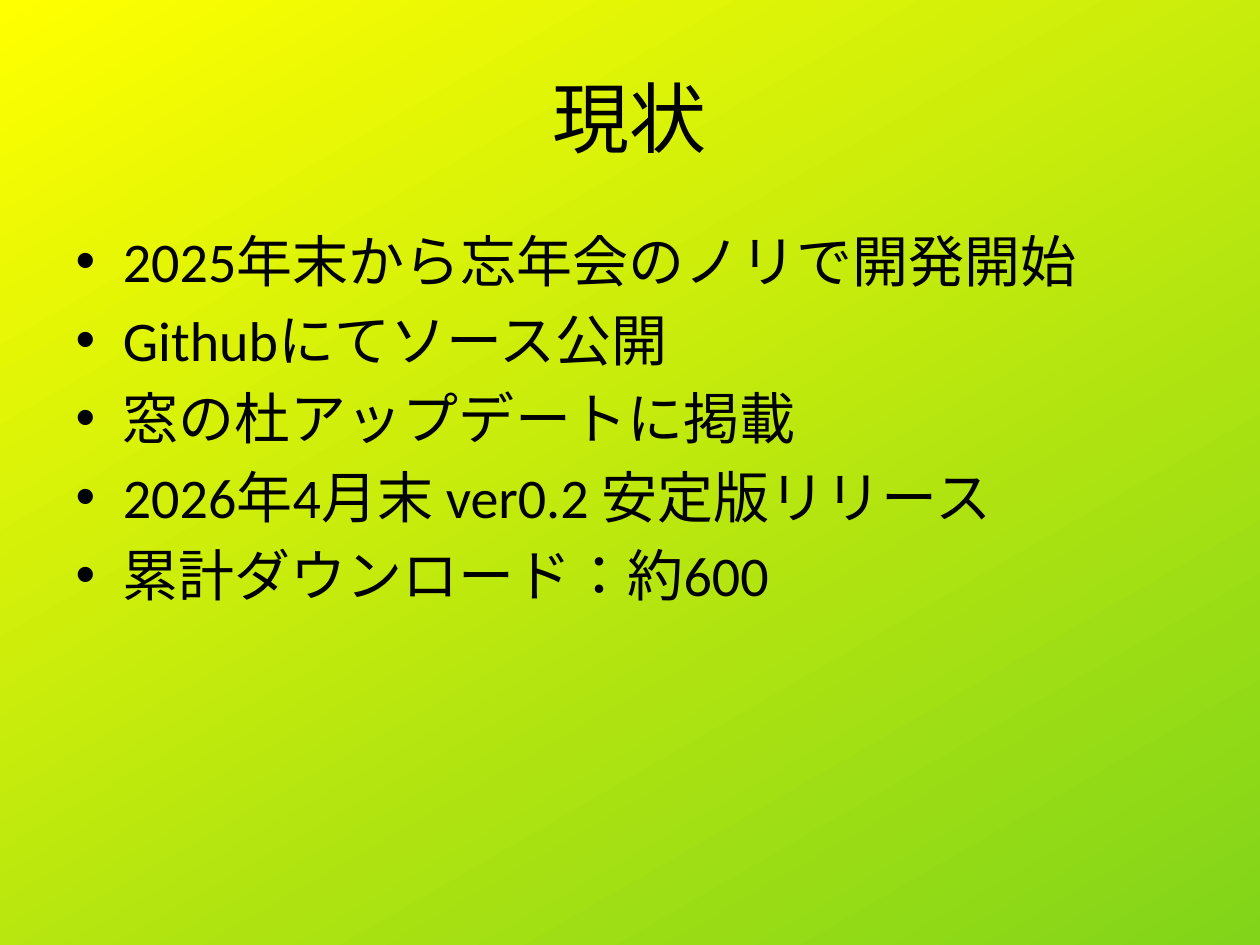
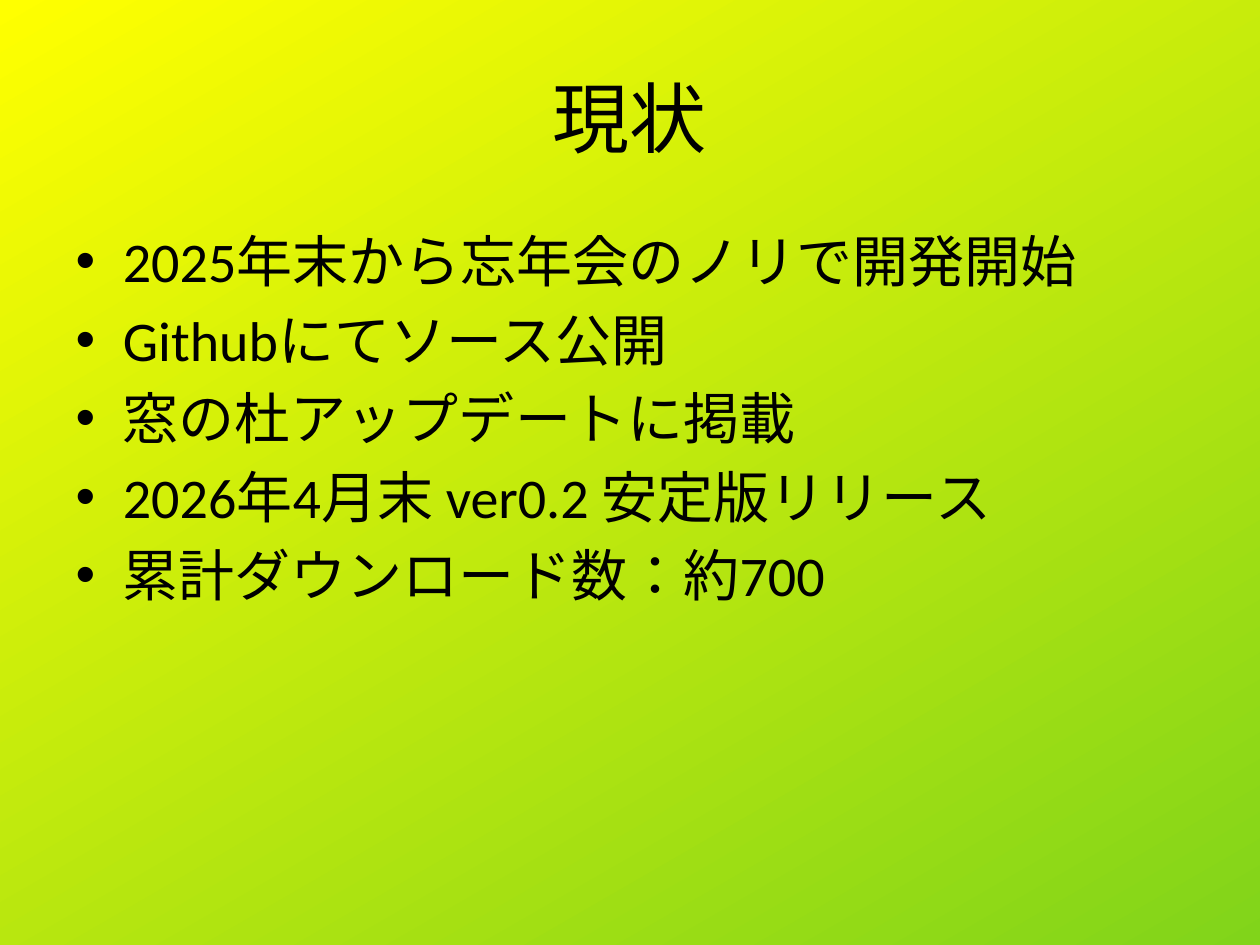
Before and after one commit to shigmas/viMarkdown, a slide deck: slide 4 of tech/ja/LT20260514/viMarkdown_LT.odp. Drawn at 1260x945 pixels with LibreOffice and Linux fonts; fonts in the diff are those of the drawing. Boxes give left, top, right and bottom in pixels: in the first picture for what was removed or moved away, otherwise in the second. Text is boxed around its words. In the diff, an @@ line names an element or a change of style, - is before the commit and + after.

```diff
--- a/tech/ja/LT20260514/viMarkdown_LT.odp
+++ b/tech/ja/LT20260514/viMarkdown_LT.odp
@@ text at (x1=123, y1=549, x2=825, y2=601): text changed @@
-• 累計ダウンロード：約600
+• 累計ダウンロード数：約700
```
Also in this commit, not shown: 4 other slides changed, 3 slides added, 3 other files.
